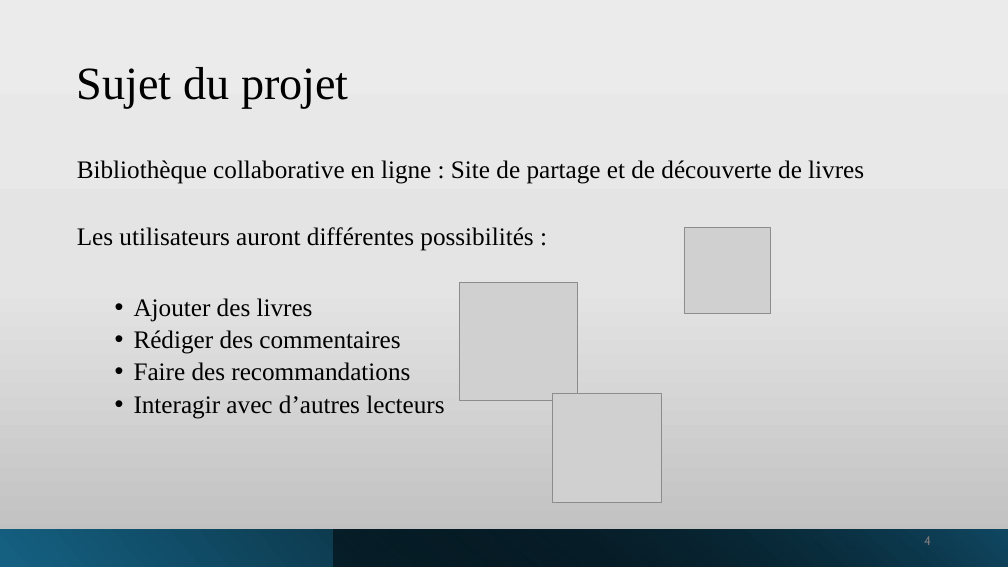
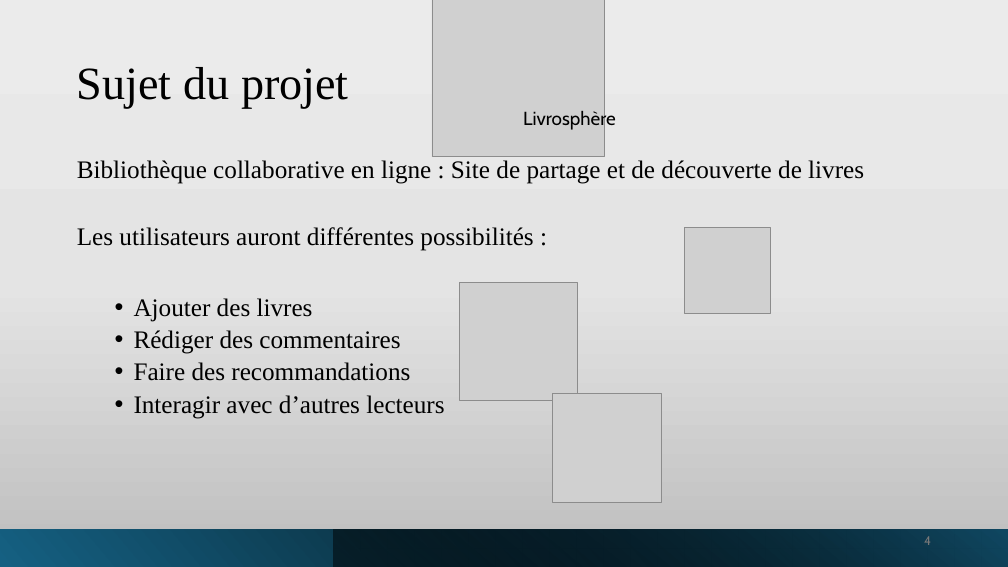
Before and after one commit to manelbenhamouda/projets-CDA, a slide deck: slide 4 of Diaporama_Haldan.pptx. Drawn at 1008x567 pixels with LibreOffice and Linux fonts; fonts in the diff are those of the drawing; grey boxes stand for pictures. Boxes give left, top, right and bottom in pixels: in the first picture for what was removed or moved away, otherwise in the second. Text is boxed around its words. In the diff, an @@ line names an element or a change of style, - is before the commit and + after.

```diff
--- a/Diaporama_Haldan.pptx
+++ b/Diaporama_Haldan.pptx
@@ picture added at bbox=[432, 0, 604, 157] @@
@@ text added at bbox=[523, 109, 616, 130], 18 pt, text #000000 @@
+Livrosphère
```
Also in this commit, not shown: 12 other slides changed, 2 slides added, 1 slide removed.
